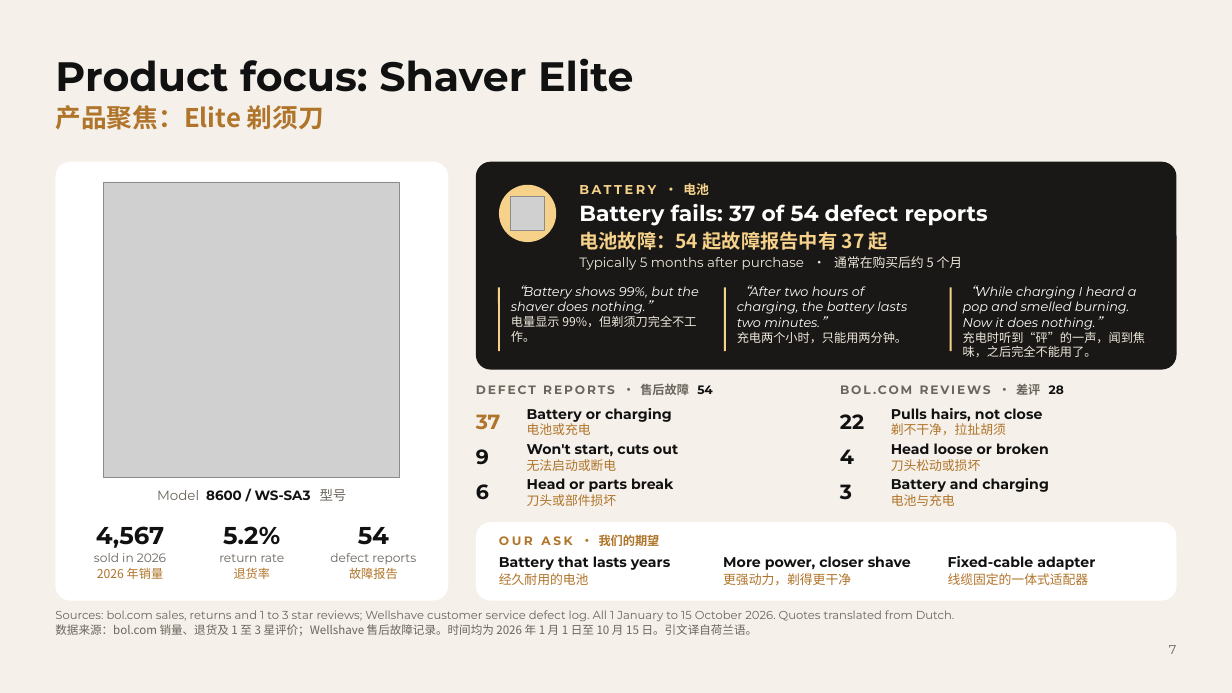
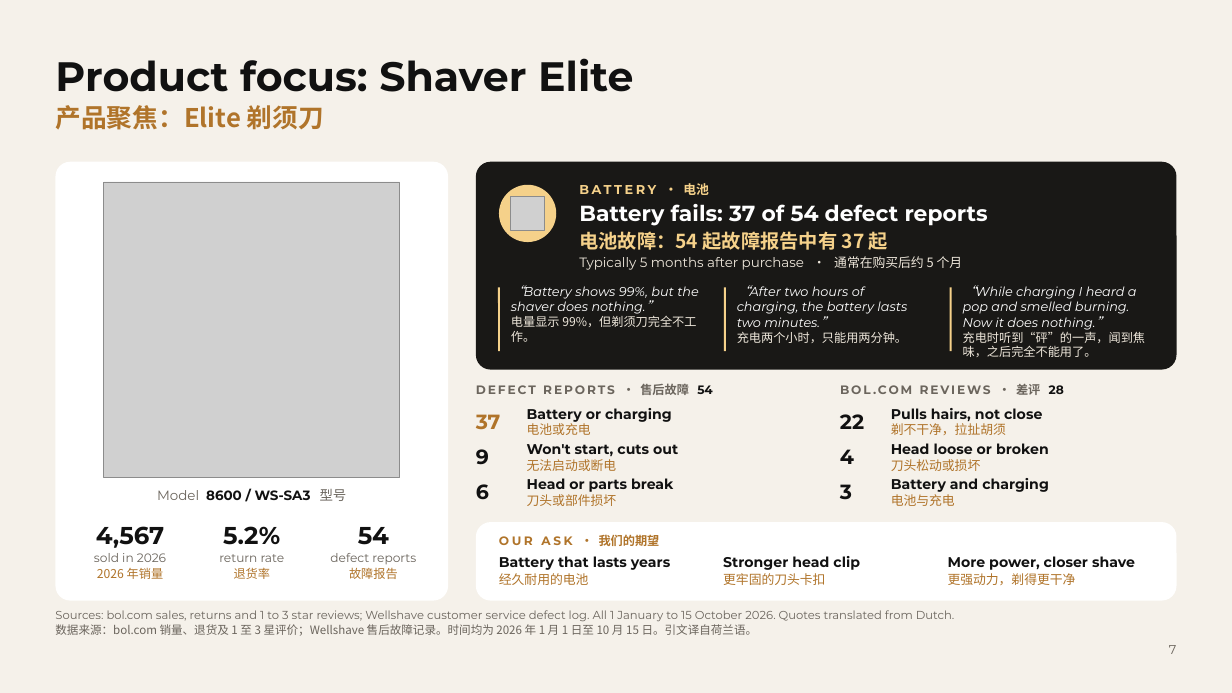
Before and after one commit to Wellshave/design, a slide deck: slide 7 of presentaties/fabrieksbezoek-china-2026/uitvoer/Wellshave_Factory_Visit_GlobalBestWay-Fanke.pptx. Drawn at 1232x693 pixels with LibreOffice and Linux fonts; fonts in the diff are those of the drawing; grey boxes stand for pictures; background and template pictures are left out. Boxes give left, top, right and bottom in pixels: in the first picture for what was removed or moved away, otherwise in the second. Text is boxed around its words. In the diff, an @@ line names an element or a change of style, - is before the commit and + after.

```diff
--- a/presentaties/fabrieksbezoek-china-2026/uitvoer/Wellshave_Factory_Visit_GlobalBestWay-Fanke.pptx
+++ b/presentaties/fabrieksbezoek-china-2026/uitvoer/Wellshave_Factory_Visit_GlobalBestWay-Fanke.pptx
@@ text at (723, 556, 860, 585): text changed @@
-More power, closer shave
-更强动力，剃得更干净
+Stronger head clip
+更牢固的刀头卡扣
@@ text at (948, 556, 1135, 585): text changed @@
-Fixed-cable adapter
-线缆固定的一体式适配器
+More power, closer shave
+更强动力，剃得更干净
```
Also in this commit, not shown: 5 other slides changed, 3 slides added, 6 other files.
